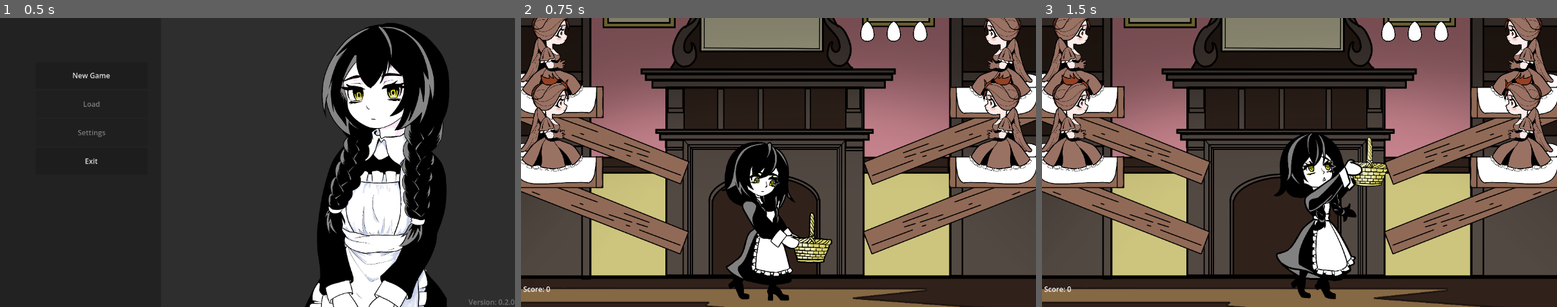
Above: before the commit, frames 1-3 (left to right).
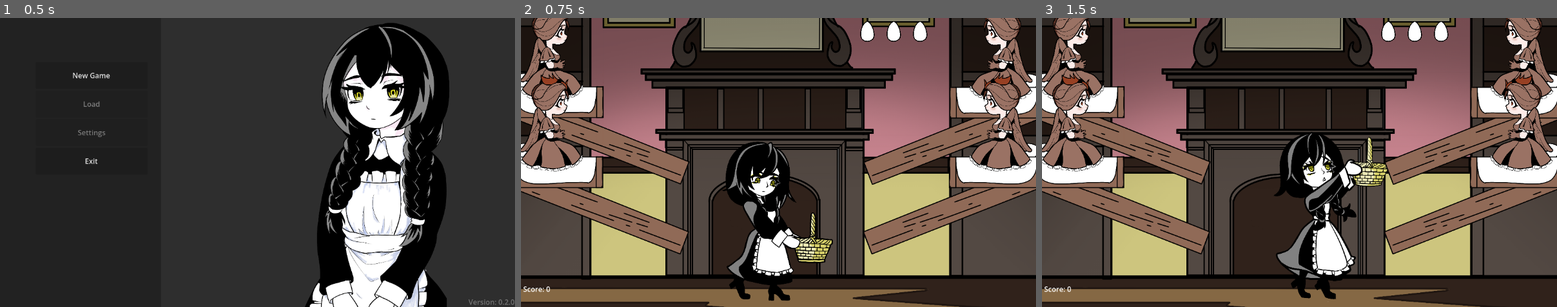
Above: after the commit, the same moments.

Repository: tenglor/alt-arcade
Game: Godot game, scene res://ui/main_menu/main_menu.tscn
The game is run twice, just before and just after one commit, with the same random seed, the same clock (stepped at 60 frames per second) and the same inputs. The engine's default icon, where the game draws it, is replaced by a stand-in: a white triangle on a blue panel in a dark square.
Inputs (mouse positions are in pixels of both pictures, inside the frame that each line leads up to):
- Up to frame 1 (0.5 s): no input
- Up to frame 2 (0.75 s): click "New Game" at 0.5 s
- Up to frame 3 (1.5 s): tap Enter at 1.25 s; move the mouse to (1412, 148) at 1.27 s; click (1412, 148) at 1.42 s

Frame 1 is identical in both runs. In frame 2, 1.5% of the frame differs, in the area x 39-61%, y 42-98%; in frame 3, nothing differs.

Commit message:
player++

Diff:
--- a/actors/player/player.gd
+++ b/actors/player/player.gd
@@ -3,6 +3,8 @@
 @onready var animated_sprite: AnimatedSprite2D = $AnimatedSprite2D
 @onready var basket: Area2D = $Basket
 @onready var current_shape: CollisionShape2D = $Basket/shape0
+
+@export var positions: Array[Node2D]
 
 # Called when the node enters the scene tree for the first time.
 func _ready() -> void:
@@ -25,6 +27,10 @@
 func quarter_clicked(quarter: int)-> void:
 	print("Клик в четверти: ", quarter)
 	set_sprite(quarter)
+	if positions.size() == 4:
+		self.position = positions[quarter].position
+
+
 
 # Called every frame. 'delta' is the elapsed time since the previous frame.
 func _process(delta: float) -> void:
--- a/actors/player/player.tscn
+++ b/actors/player/player.tscn
@@ -61,7 +61,7 @@
 [sub_resource type="RectangleShape2D" id="RectangleShape2D_p07ip"]
 size = Vector2(60.75, 39.9375)
 
-[node name="Player" type="Node2D" unique_id=766519368 groups=["player"]]
+[node name="Player" type="Node2D" unique_id=650936051 groups=["player"]]
 scale = Vector2(1.78, 1.78)
 script = ExtResource("1_ilk7j")
 
@@ -103,3 +103,5 @@
 position = Vector2(48, -77)
 shape = SubResource("RectangleShape2D_p07ip")
 disabled = true
+
+[node name="Marker2D" type="Marker2D" parent="." unique_id=2109216484]
--- a/scenes/test/test.tscn
+++ b/scenes/test/test.tscn
@@ -5,8 +5,6 @@
 [ext_resource type="PackedScene" uid="uid://t0c05bt1vvyc" path="res://actors/player/player.tscn" id="3_we7ej"]
 [ext_resource type="PackedScene" uid="uid://bqkeh3b8bismv" path="res://ui/hud/hud.tscn" id="4_xi5sv"]
 [ext_resource type="Script" uid="uid://b0mn4fhhvmr7r" path="res://scrips/egg_generator.gd" id="5_2dgve"]
-[ext_resource type="Script" uid="uid://du4y6h7xfqd4n" path="res://core/move_object.gd" id="6_x4ubh"]
-[ext_resource type="PackedScene" uid="uid://bhys1fcyputuk" path="res://core/input/Input.tscn" id="7_xm0ii"]
 [ext_resource type="PackedScene" uid="uid://bvjfderfpdtx1" path="res://ui/game_menu/game_menu.tscn" id="9_vq3si"]
 [ext_resource type="PackedScene" uid="uid://djevt65220j4k" path="res://ui/end_game_menu/end_game_dialog.tscn" id="10_saoeg"]
 [ext_resource type="PackedScene" uid="uid://8cexe37khmty" path="res://objects/roost/roost.tscn" id="10_we7ej"]
@@ -22,8 +20,9 @@
 scale = Vector2(0.39910156, 0.40332273)
 texture = ExtResource("2_saoeg")
 
-[node name="Player" parent="." unique_id=766519368 instance=ExtResource("3_we7ej")]
-position = Vector2(573, 643)
+[node name="Player" parent="." unique_id=766519368 node_paths=PackedStringArray("positions") instance=ExtResource("3_we7ej")]
+position = Vector2(575, 643)
+positions = [NodePath("../PositionMarker0"), NodePath("../PositionMarker1"), NodePath("../PositionMarker2"), NodePath("../PositionMarker3")]
 
 [node name="HUD" parent="." unique_id=1193212197 instance=ExtResource("4_xi5sv")]
 
@@ -32,12 +31,6 @@
 rotation = -0.34233928
 scale = Vector2(3.41, 0.425)
 script = ExtResource("5_2dgve")
-
-[node name="MovePlayer" type="Node2D" parent="." unique_id=2060950705 node_paths=PackedStringArray("object")]
-script = ExtResource("6_x4ubh")
-object = NodePath("../Player")
-
-[node name="Input" parent="MovePlayer" unique_id=2142687075 instance=ExtResource("7_xm0ii")]
 
 [node name="StaticBody2D" type="StaticBody2D" parent="." unique_id=1331016368 groups=["floor"]]
 position = Vector2(611, 666)
@@ -62,3 +55,15 @@
 offset_bottom = 293.0
 
 [node name="Roost" parent="." unique_id=1055971496 instance=ExtResource("10_we7ej")]
+
+[node name="PositionMarker0" type="Node2D" parent="." unique_id=1257471528]
+position = Vector2(500, 640)
+
+[node name="PositionMarker1" type="Node2D" parent="." unique_id=873721318]
+position = Vector2(650, 640)
+
+[node name="PositionMarker2" type="Node2D" parent="." unique_id=643076572]
+position = Vector2(500, 640)
+
+[node name="PositionMarker3" type="Node2D" parent="." unique_id=432198001]
+position = Vector2(650, 640)
--- a/ui/tutorial/tutorial.gd
+++ b/ui/tutorial/tutorial.gd
@@ -8,6 +8,7 @@
 @onready var roost_preload = preload("res://objects/roost/roost.tscn")
 
 @onready var click_area_show = $ClickAreaShow
+@onready var tada = $Tada
 
 func _ready() -> void:
 	var game_name = ProjectSettings.get_setting("application/config/name")
@@ -44,9 +45,11 @@
 	await dialog.confirmed
 
 	await get_tree().create_timer(0.5).timeout
-	var player = player_preload.instantiate()
-	add_child(player)
-	player.position = Vector2(get_viewport_rect().size.x / 2, get_viewport_rect().size.y)
+	var player = get_node("Player")
+	player.visible = true
+	# player.position = Vector2(get_viewport_rect().size.x / 2, get_viewport_rect().size.y)
+	tada.position = Vector2(get_viewport_rect().size.x / 2, get_viewport_rect().size.y / 2)
+	tada.restart()
 	await get_tree().create_timer(1.5).timeout
 
 	dialog = show_message(tutorial_steps[step_i])
@@ -91,6 +94,8 @@
 		if pressed_index == 0:
 			break
 
+	click_area_show.visible = false
+
 	dialog = show_message(tutorial_steps[step_i])
 	step_i += 1
 	await dialog.confirmed
--- a/ui/tutorial/tutorial.tscn
+++ b/ui/tutorial/tutorial.tscn
@@ -2,6 +2,14 @@
 
 [ext_resource type="Script" uid="uid://caj2j8kv3y28w" path="res://ui/tutorial/tutorial.gd" id="1_tkdws"]
 [ext_resource type="Texture2D" uid="uid://brvjaah0ae7fh" path="res://scenes/test/background.png" id="2_8pb1l"]
+[ext_resource type="Texture2D" uid="uid://c22kbh1y6veip" path="res://effects/sparcles/sparcle1.png" id="3_104xa"]
+[ext_resource type="PackedScene" uid="uid://t0c05bt1vvyc" path="res://actors/player/player.tscn" id="4_xip1d"]
+
+[sub_resource type="ParticleProcessMaterial" id="ParticleProcessMaterial_ilxo7"]
+emission_shape_scale = Vector3(0.2, 0.2, 0.2)
+angle_min = -317.4
+angle_max = 394.80002
+gravity = Vector3(0, 98, 0)
 
 [node name="Tutorial" type="Node2D" unique_id=1707458278]
 script = ExtResource("1_tkdws")
@@ -21,3 +29,30 @@
 position = Vector2(577.49994, 252.18753)
 scale = Vector2(0.39910156, 0.40332273)
 texture = ExtResource("2_8pb1l")
+
+[node name="Tada" type="GPUParticles2D" parent="." unique_id=203545184]
+z_index = 5
+emitting = false
+amount = 20
+texture = ExtResource("3_104xa")
+lifetime = 2.0
+one_shot = true
+explosiveness = 1.0
+process_material = SubResource("ParticleProcessMaterial_ilxo7")
+
+[node name="PositionMarker0" type="Node2D" parent="." unique_id=375301304]
+position = Vector2(500, 640)
+
+[node name="PositionMarker1" type="Node2D" parent="." unique_id=616735836]
+position = Vector2(650, 640)
+
+[node name="PositionMarker2" type="Node2D" parent="." unique_id=237177252]
+position = Vector2(500, 640)
+
+[node name="PositionMarker3" type="Node2D" parent="." unique_id=226950279]
+position = Vector2(650, 640)
+
+[node name="Player" parent="." unique_id=650936051 node_paths=PackedStringArray("positions") instance=ExtResource("4_xip1d")]
+visible = false
+position = Vector2(570, 638)
+positions = [NodePath("../PositionMarker0"), NodePath("../PositionMarker1"), NodePath("../PositionMarker2"), NodePath("../PositionMarker3")]
Not shown, added: effects/sparcles/sparcle1-1.png.import
Not shown, added: effects/sparcles/sparcle1.png.import
